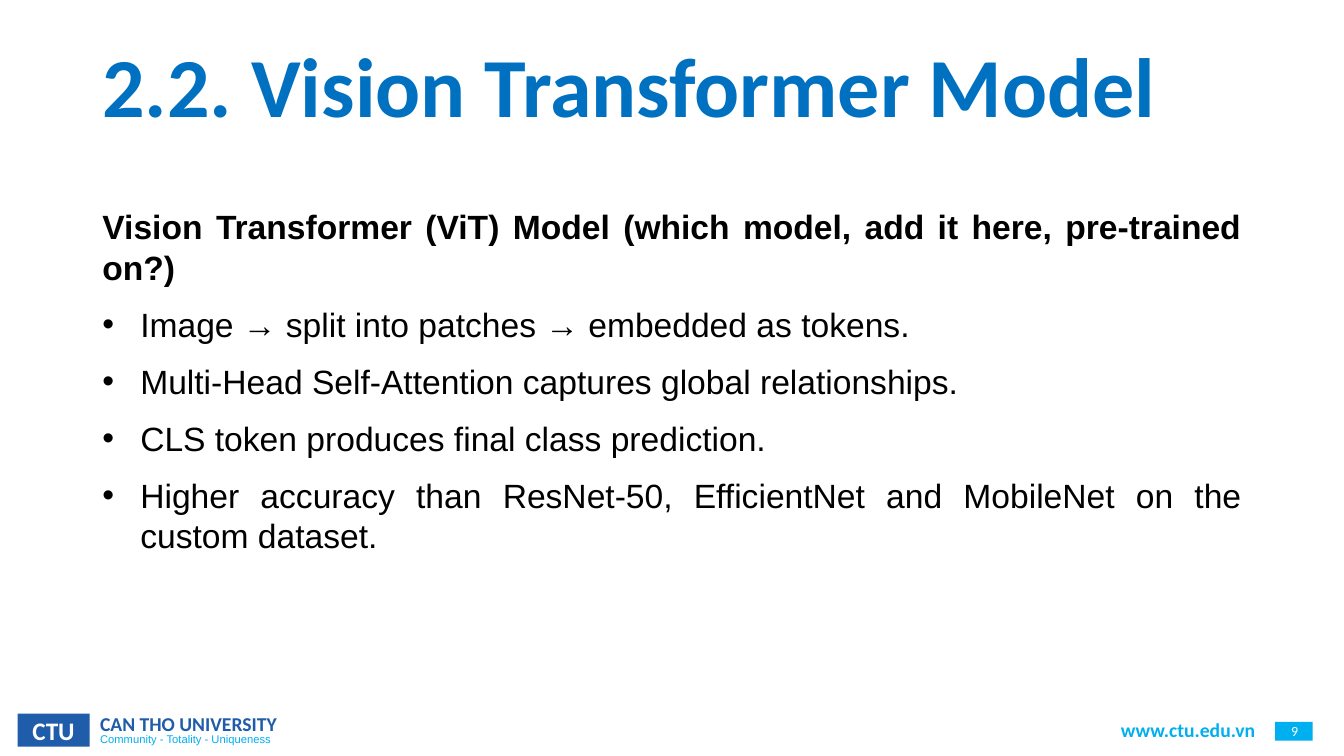
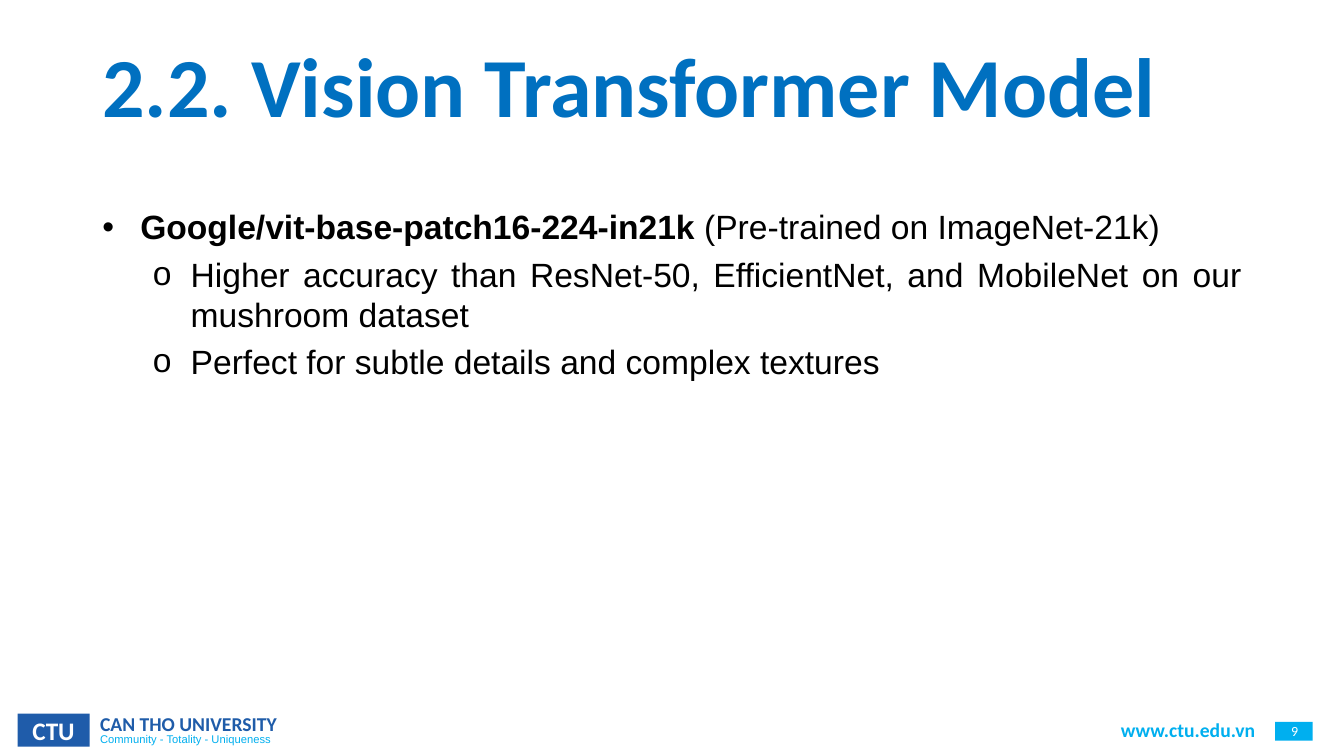
Before and after one commit to CommonHouseCat/fungiscan-mushroom-identifier, a slide deck: slide 9 of Báo cáo/ThesisReport.pptx. Drawn at 1344x756 pixels with LibreOffice and Linux fonts; fonts in the diff are those of the drawing; background and template pictures are left out. Boxes give left, top, right and bottom in pixels: in the first picture for what was removed or moved away, otherwise in the second. Text is boxed around its words. In the diff, an @@ line names an element or a change of style, - is before the commit and + after.

Commit message:
feat: ppt draft 1

```diff
--- a/Báo cáo/ThesisReport.pptx
+++ b/Báo cáo/ThesisReport.pptx
@@ text at (140, 214, 1242, 381): text changed @@
-Vision Transformer (ViT) Model (which model, add it here, pre-trained on?)
-• Image → split into patches → embedded as tokens.
-• Multi-Head Self-Attention captures global relationships.
-• CLS token produces final class prediction.
-• Higher accuracy than ResNet-50, EfficientNet and MobileNet on the custom dataset.
+• Google/vit-base-patch16-224-in21k (Pre-trained on ImageNet-21k)
+  o Higher accuracy than ResNet-50, EfficientNet, and MobileNet on our mushroom dataset
+  o Perfect for subtle details and complex textures
```
Also in this commit, not shown: 3 slides removed.
